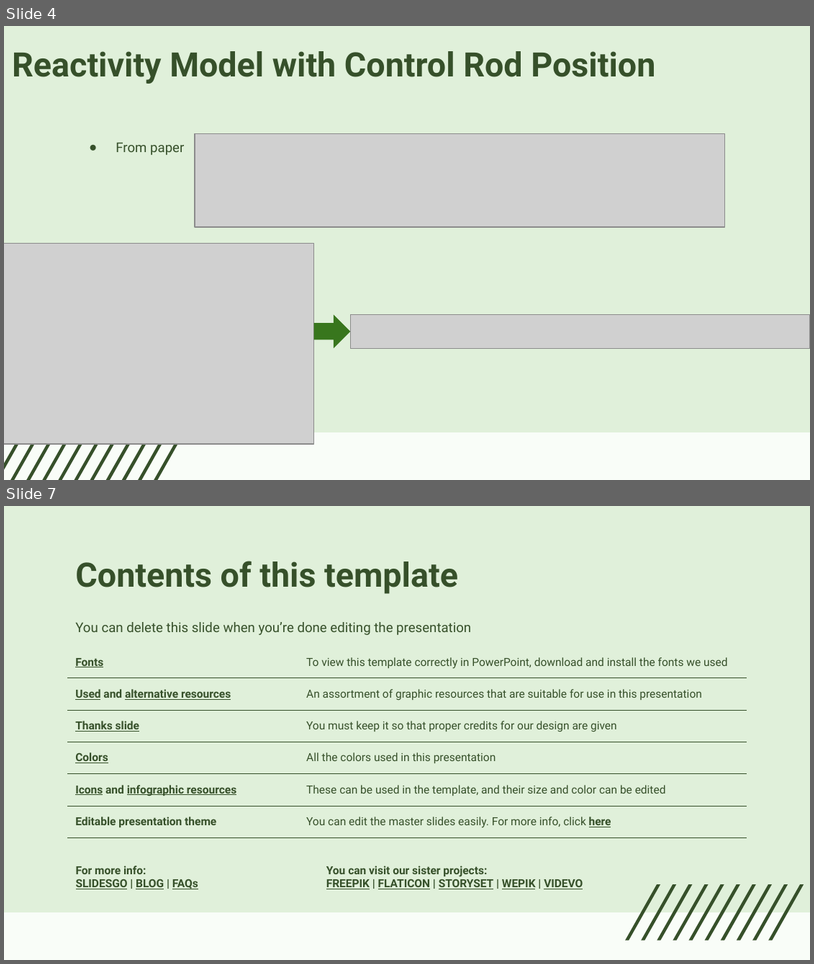
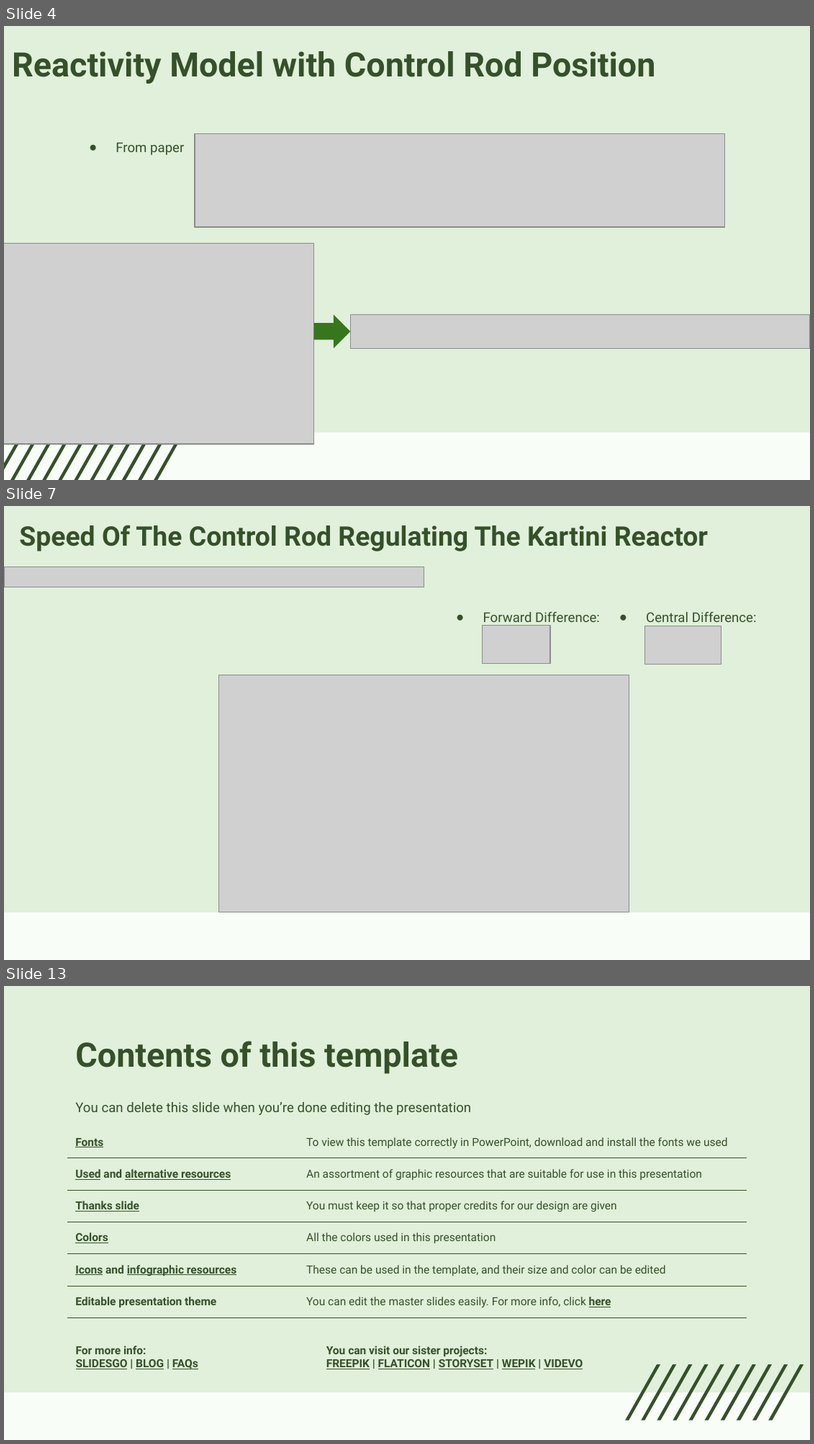
Before and after one commit to hahamadi/kartini-research-reactor, a slide deck: Presentation2_26-02-2026.pptx. Shown one above the other, each under a label of ours: slides 4 and 7 before the commit, slides 4, 7 and 13 after it; the slides between them are not shown. The pictures are 814x964 and 814x1444 pixels, drawn with LibreOffice and Linux fonts; fonts in the diff are those of the drawing; grey boxes stand for pictures. Boxes give left, top, right and bottom in pixels: in the first picture for what was removed or moved away, otherwise in the second. Text is boxed around its words. In the diff, an @@ line names an element or a change of style, - is before the commit and + after.

```diff
--- a/Presentation2_26-02-2026.pptx
+++ b/Presentation2_26-02-2026.pptx
@@ slide 7 added at [4,506,810,960], background #F9FDF8; not listed: 1 template element that a slide beside it also shows @@
@@ title added at [19,525,708,551], 24 pt, text #36502A, bold @@
+Speed Of The Control Rod Regulating The Kartini Reactor
@@ picture added at [4,566,424,587] @@
@@ text added at [484,612,600,626], 12 pt, text #36502A @@
+● Forward Difference:
@@ text added at [646,612,757,626], 12 pt, text #36502A @@
+● Central Difference:
@@ picture added at [482,626,550,663] @@
@@ picture added at [645,626,721,664] @@
@@ picture added at [219,675,629,912] @@
@@ what was slide 7 is now slide 13 @@
```
Also in this commit, not shown: 2 slides changed, 5 other slides added, 11 other files.
